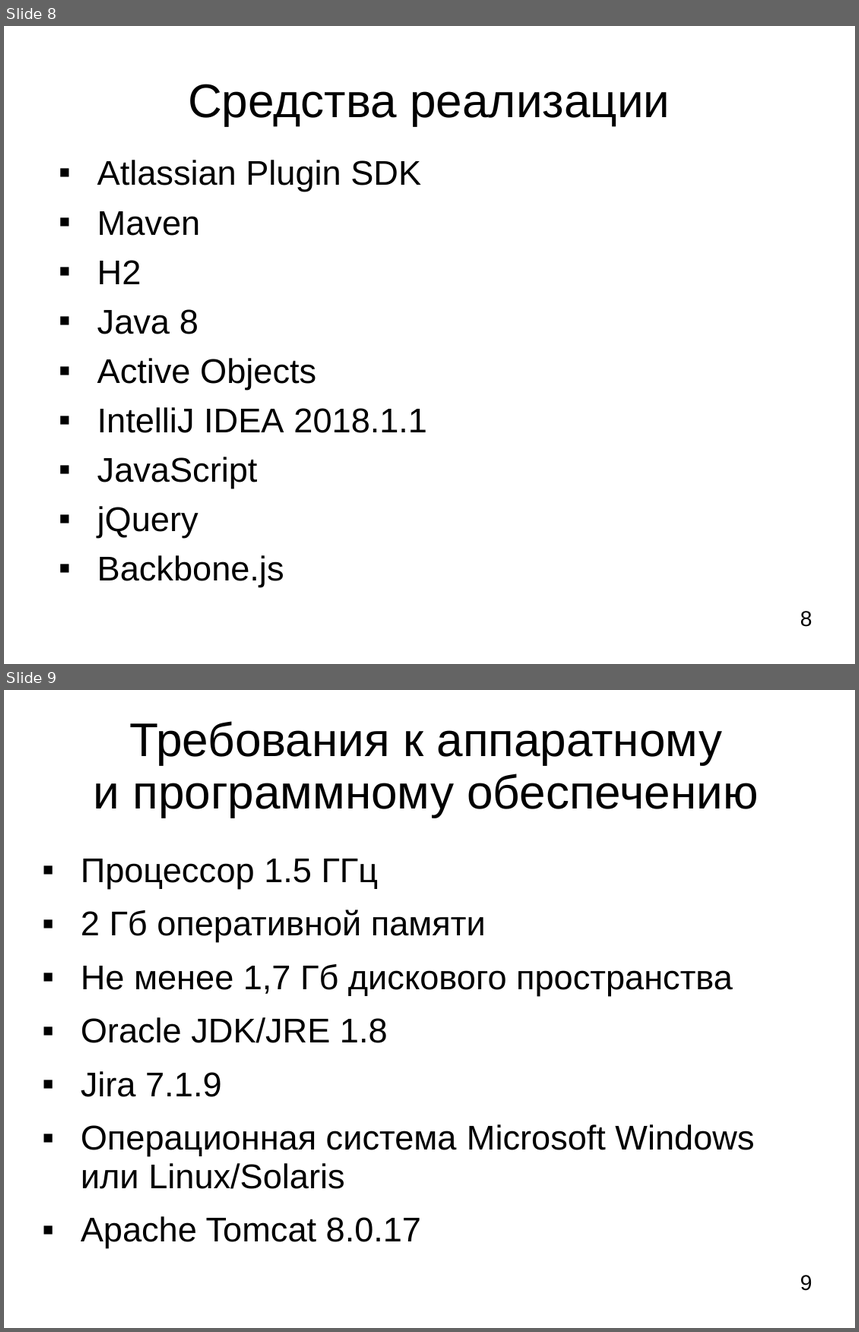
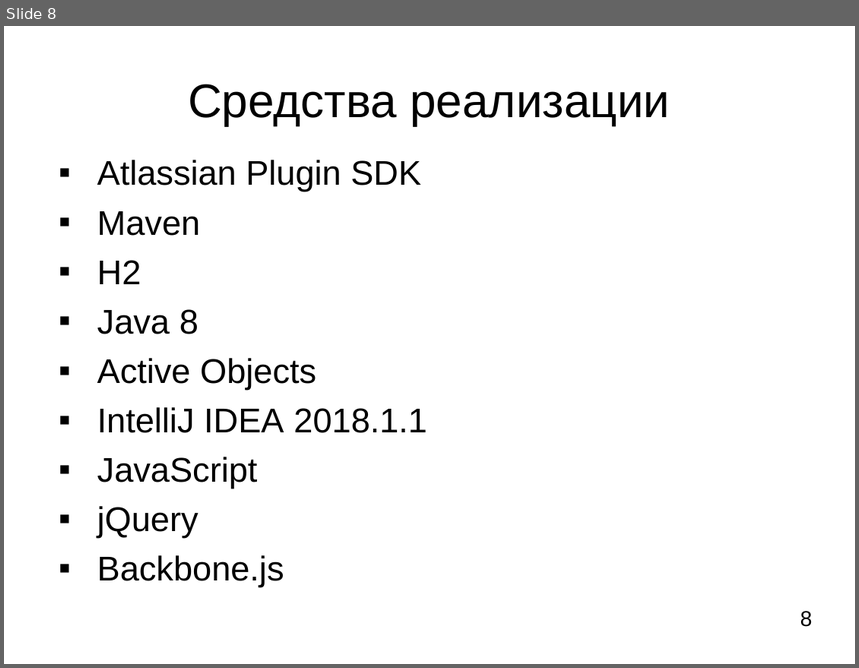
Before and after one commit to LilyTs/Diplom, a slide deck: Цаплина_(Дипломная).ppt. Shown one above the other, each under a label of ours: slides 8 and 9 before the commit, slide 8 after it. The pictures are 859x1332 and 859x668 pixels, drawn with LibreOffice and Linux fonts; fonts in the diff are those of the drawing. Boxes give left, top, right and bottom in pixels: in the first picture for what was removed or moved away, otherwise in the second. Text is boxed around its words. In the diff, an @@ line names an element or a change of style, - is before the commit and + after.

```diff
--- a/Цаплина_(Дипломная).ppt
+++ b/Цаплина_(Дипломная).ppt
@@ slide 9 removed at bbox=[4, 690, 855, 1328], background #FFFFFF @@
@@ title removed at bbox=[94, 721, 758, 817] @@
-Требования к аппаратному и программному обеспечению
@@ text removed at bbox=[81, 859, 754, 1249] @@
-▪ Процессор 1.5 ГГц
-▪ 2 Гб оперативной памяти
-▪ Не менее 1,7 Гб дискового пространства
-▪ Oracle JDK/JRE 1.8
-▪ Jira 7.1.9
-▪ Операционная система Microsoft Windows или Linux/Solaris
-▪ Apache Tomcat 8.0.17
@@ page number removed at bbox=[800, 1275, 813, 1291] @@
-9
```
Also in this commit, not shown: 1 slide changed, 1 slide added, 2 other slides removed, 1 other file.
